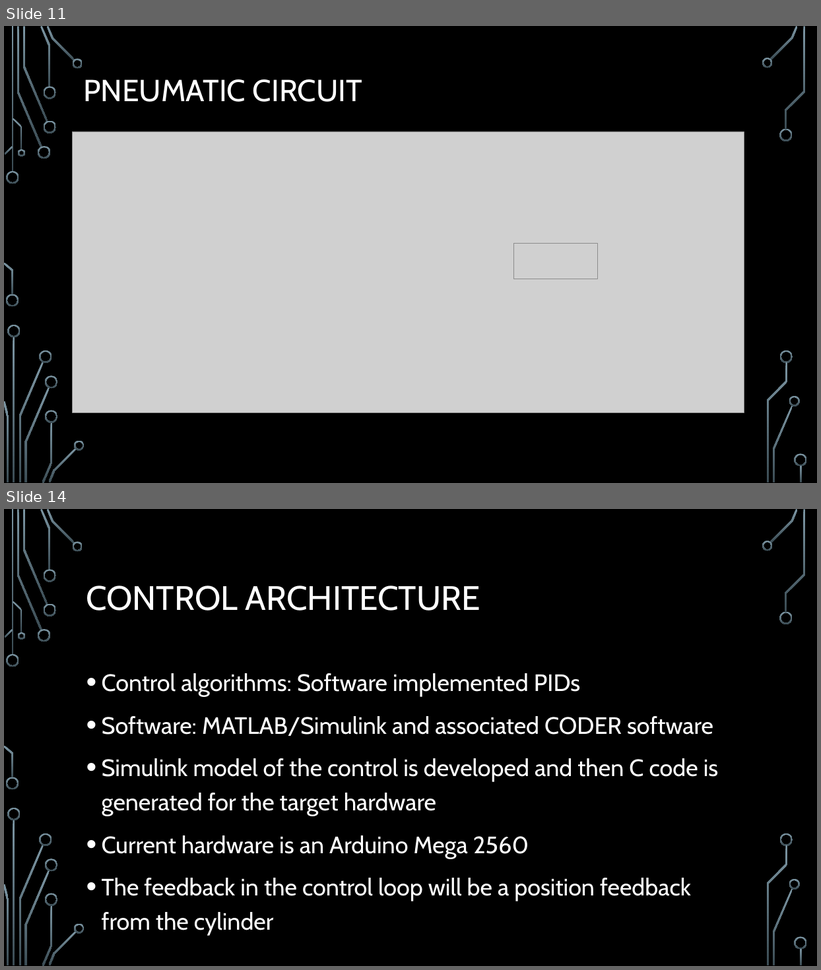
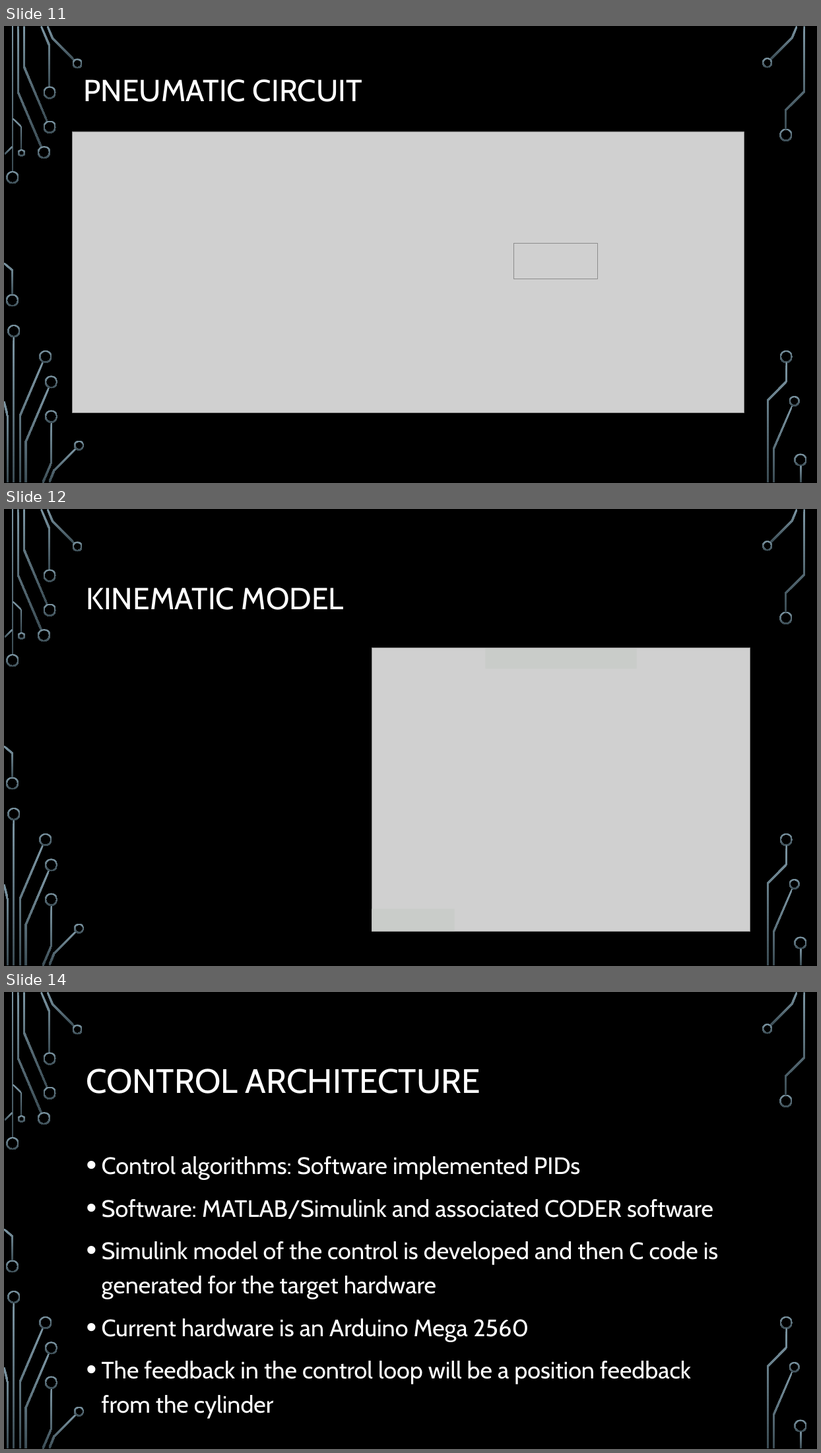
Before and after one commit to Logiant/AgileRoboticControls, a slide deck: Documentation/Presentation/Design Powerpoint.pptx. Shown one above the other, each under a label of ours: slides 11 and 14 before the commit, slides 11, 12 and 14 after it; the slides between them are not shown. The pictures are 821x970 and 821x1453 pixels, drawn with LibreOffice and Linux fonts; fonts in the diff are those of the drawing; grey boxes stand for pictures; background and template pictures are left out. Boxes give left, top, right and bottom in pixels: in the first picture for what was removed or moved away, otherwise in the second. Text is boxed around its words. In the diff, an @@ line names an element or a change of style, - is before the commit and + after.

```diff
--- a/Documentation/Presentation/Design Powerpoint.pptx
+++ b/Documentation/Presentation/Design Powerpoint.pptx
@@ slide 12 added at [4,509,817,966], background picture (left out); not listed: 36 template elements that a slide beside it also shows @@
@@ text added at [86,588,344,610], 36 pt, text #FFFFFF @@
+KINEMATIC MODEL
@@ picture added at [372,648,750,931] @@
@@ rectangle added at [485,649,636,669], fill #C9CCC9 @@
@@ rectangle added at [372,909,455,931], fill #C9CCC9 @@
```
Also in this commit, not shown: 2 slides changed, 1 slide removed, 4 other files.
